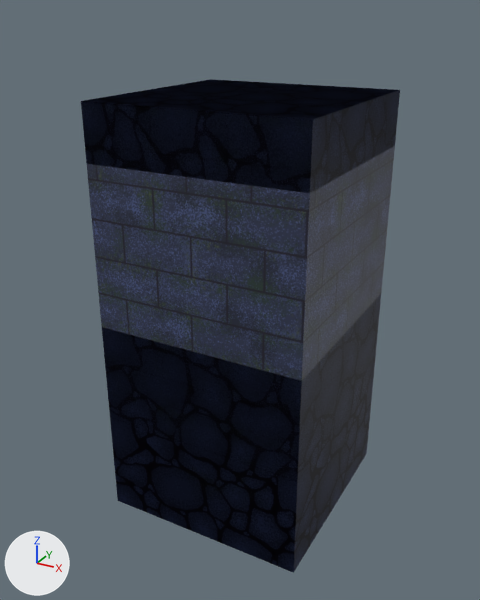
An edit to the Blender file assets/meshes/blends_do_not_import/tileset_0.blend, drawn before and after from the same camera.
Before and after are seen from a 50 mm camera at (5.52, -10.41, 5.36) aimed at (-0.1, -0.18, 0.24). The lights are fixed; the arrows at lower left show +X, +Y and +Z.

Objects in the first picture: 'floor_ceiling_', 'wall_'.
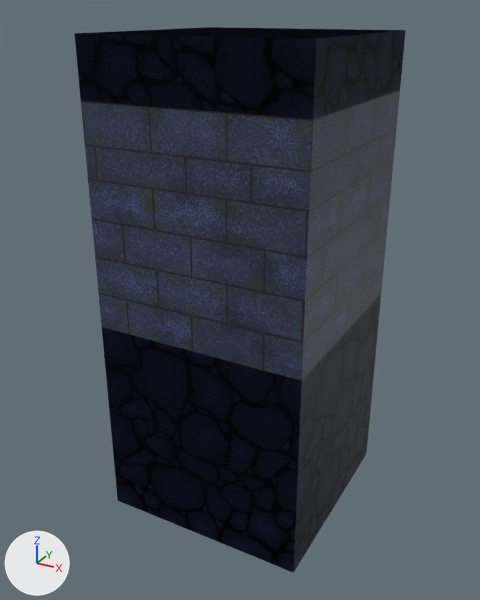
Diff of the bpy script that builds the scene:
```diff
--- a/assets/meshes/blends_do_not_import/tileset_0.blend.py
+++ b/assets/meshes/blends_do_not_import/tileset_0.blend.py
@@ me_cube @@
 me_cube.from_pydata(...)  # 8 vertices, 6 faces; spans x -1.0..1.0, y -1.0..1.0, z -1.67..0.33
 # used by ob_wall; location = (0.0, 0.0, 3.0); scale = (2.0, 2.0, 3.0)
+# me_cube part 1: the whole mesh is scaled about its middle by (1, 1, 1.33)
 me_cube.materials.append(mat_temple_brick)
@@ me_plane_001 @@
 me_plane_001.from_pydata(...)  # 16 vertices, 12 faces; spans x -1.0..1.0, y -1.0..1.0, z -4.0..4.0
 # used by ob_floor_ceiling; location = (0.0, 0.0, 0.0); scale = (2.0, 2.0, 1.0)
+# me_plane_001 part 2: the loose piece of 8 vertices spanning x -1.0..1.0, y -1.0..1.0, z 3.0..4.0 is moved by (0.0, 0.0, 1.0)
 me_plane_001.materials.append(mat_floor_tile)
```

Changed parts and their boxes [x1, y1, x2, y2] in the pictures (480 x 600 px; the box of a moved part takes in the faces that stretch with it):
'wall_', mesh rescaled (27% taller): before [81, 93, 400, 483]; after [75, 34, 405, 529]
'floor_ceiling_', reshaped (11% taller): before [81, 79, 400, 573]; after [74, 27, 406, 573]
part 2 of me_plane_001, moved or reshaped: before [81, 79, 400, 193]; after [74, 27, 406, 119]
